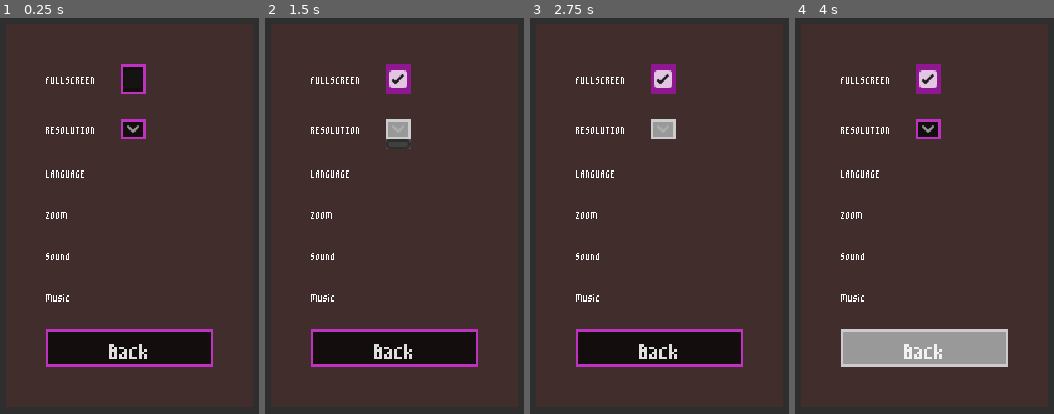
Above: before the commit, frames 1-4 (left to right).
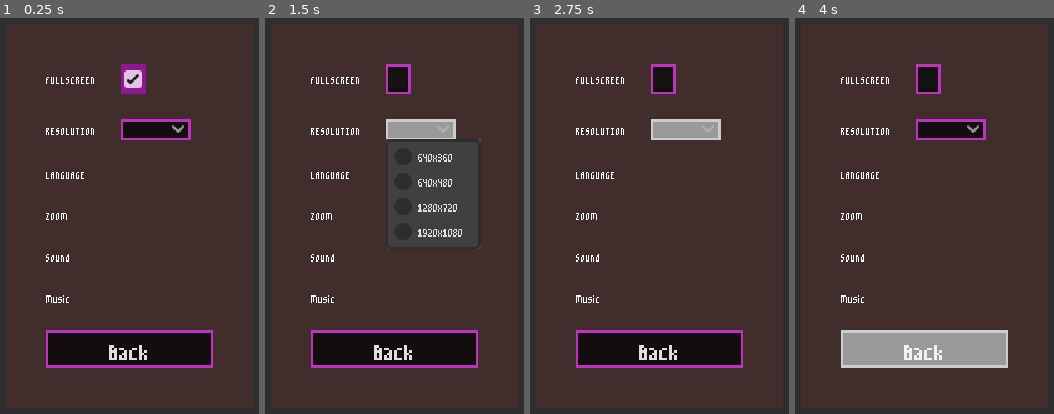
Above: after the commit, the same moments.

Repository: Netizen-Sys10/repel-the-night
Game: Godot game, scene res://Menu/OptionsMenu/options_menu.tscn
Same seed, same stepped clock (60 frames per second), same inputs: the game is played once before the commit and once after it. This scene is started directly instead of the project's main scene.
Inputs (mouse positions are in pixels of both pictures, inside the frame that each line leads up to):
- Up to frame 1 (0.25 s): no input
- Up to frame 2 (1.5 s): click (397, 77) at 0.5 s; click (397, 128) at 1.27 s
- Up to frame 3 (2.75 s): click (685, 128) at 2.02 s
- Up to frame 4 (4 s): click "Back" at 2.75 s; hold Right (ui_right) from 3.53 s (still down)

The runs differ from the first frame. In frame 1, 2.8% of the frame differs, in the area x 17-83%, y 11-89%; in frame 2, 3.3%, in the area x 17-84%, y 11-89%; in frame 3, 2.8%; in frame 4, 2.8%.

Commit message:
Added autoloads for user config and event bus. Made the fullscreen and window size buttons in the options menu functional.

Diff:
--- /dev/null
+++ b/Autoloads/event_bus.gd
@@ -0,0 +1,4 @@
+extends Node
+
+signal window_size_changed(index) # emitted by options_menu.gd and received by user_config.gd
+signal window_mode_toggled(toggle_state) # emitted by options_menu.gd and received by user_config.gd
--- /dev/null
+++ b/Autoloads/user_config.gd
@@ -0,0 +1,86 @@
+extends Node
+# Loads, updates and save user config settings
+
+var user_path : String = OS.get_user_data_dir()
+var settings_file_path : String = user_path + "/settings.ini"
+var current_settings : Dictionary
+var default_settings : Dictionary = {
+	"display" : {
+		"window_size" : 2,
+		"fullscreen" : true,
+	},
+	"control" : {}
+}
+
+func _ready():
+	EventBus.window_size_changed.connect(_change_window_size)
+	EventBus.window_mode_toggled.connect(_toggle_fullscreen)
+	if not _does_settings_file_exist():
+		_create_default_settings_file()
+	_load_settings() # reads data from file and writes it into a temp dict
+	_init_settings()
+	pass
+
+func _does_settings_file_exist() -> bool:
+	if FileAccess.file_exists(settings_file_path):
+		return true
+	return false
+
+func _create_default_settings_file() -> void:
+	var new_config = ConfigFile.new()
+	new_config.set_value("Settings", "display", default_settings.display)
+	new_config.set_value("Settings", "controls",default_settings.control )
+	new_config.save(settings_file_path)
+	pass
+
+# Reads the settings file and writes the data to current_settings : dict
+func _load_settings() -> void:
+	if FileAccess.file_exists(settings_file_path):
+		var new_config = ConfigFile.new()
+		var err = new_config.load(settings_file_path)
+		if err != OK:
+			return
+		var sections = new_config.get_sections()
+		for section in sections:
+			var keys = new_config.get_section_keys(section)
+			for key in keys:
+				# Keys even in different sections cannot have the same name
+				current_settings[key] = new_config.get_value(section, key)
+
+
+func _init_settings() -> void:
+	_change_window_size(current_settings["display"].window_size)
+	_toggle_fullscreen(current_settings["display"].fullscreen)
+
+# Can also be accessed by options_menu.gd, thus the first 2 lines
+func _change_window_size(index):
+	current_settings["display"].window_size = index
+	_save_user_config()
+	match index:
+		0:  # 640×360 (16:9)
+			DisplayServer.window_set_size(Vector2i(640, 360))
+		1:  # 640×480 (4:3)
+			DisplayServer.window_set_size(Vector2i(640, 480))
+		2:  # 1280×720 (16:9)
+			DisplayServer.window_set_size(Vector2i(1280, 720))
+		3:
+			DisplayServer.window_set_size(Vector2i(1920, 1080))
+	DisplayServer.window_set_position(Vector2(DisplayServer.screen_get_position()) + DisplayServer.screen_get_size()*0.5 - DisplayServer.window_get_size()*0.5)
+
+func _toggle_fullscreen(button_pressed):
+	UserConfig.current_settings["display"].fullscreen = button_pressed
+	if button_pressed == false:
+		DisplayServer.window_set_mode(DisplayServer.WINDOW_MODE_WINDOWED)
+	elif button_pressed:
+		DisplayServer.window_set_mode(DisplayServer.WINDOW_MODE_EXCLUSIVE_FULLSCREEN)
+	_save_user_config()
+
+func _save_user_config():
+	if FileAccess.file_exists(settings_file_path):
+		var new_config = ConfigFile.new()
+		var err = new_config.load(settings_file_path)
+		if err != OK:
+			return
+		new_config.set_value("Settings", "display", current_settings["display"])
+		new_config.set_value("Settings", "controls",current_settings["controls"])
+		new_config.save(settings_file_path)
--- a/Menu/OptionsMenu/options_menu.gd
+++ b/Menu/OptionsMenu/options_menu.gd
@@ -1,6 +1,18 @@
 class_name OptionsMenu
 extends Control
 
+@export var options_btn : OptionButton
+@export var fullscreen_btn : CheckBox
+
+func _ready():
+	if UserConfig.current_settings["display"].fullscreen == true:
+		fullscreen_btn.set_pressed_no_signal(true)
+	_update_window_size_display()
+	pass
+
+func _on_option_button_item_selected(index):
+	EventBus.emit_signal("window_size_changed", index)
+	pass # Replace with function body.
 
 func _unhandled_input(event: InputEvent) -> void:
 	if event.is_action_pressed("ui_cancel"):
@@ -9,3 +21,23 @@
 func _on_exit_pressed() -> void:
 	if get_parent().has_method("_pop_and_push"):
 		get_parent()._pop_and_push("TitleMenu")
+
+func _update_window_size_display():
+	for i in options_btn.item_count:
+		var text = options_btn.get_item_text(i)
+		var values = text.split_floats("x")
+		var current_item = UserConfig.current_settings["display"].window_size
+		if DisplayServer.window_get_mode() == DisplayServer.WINDOW_MODE_WINDOWED:
+				options_btn.select(current_item)
+				break
+		elif DisplayServer.window_get_mode() == DisplayServer.WINDOW_MODE_FULLSCREEN:
+			if DisplayServer.screen_get_size() == Vector2i(int(values[0]), int(values[1])):
+				options_btn.select(i)
+				break
+			else:
+				options_btn.select(current_item)
+
+
+func _on_window_mode_toggled(toggled_on: bool) -> void:
+	EventBus.emit_signal("window_mode_toggled", toggled_on)
+	pass # Replace with function body.
--- a/Menu/OptionsMenu/options_menu.tscn
+++ b/Menu/OptionsMenu/options_menu.tscn
@@ -5,7 +5,7 @@
 [sub_resource type="StyleBoxFlat" id="StyleBoxFlat_wmlcd"]
 bg_color = Color(0.254902, 0.180392, 0.172549, 1)
 
-[node name="Options_Menu" type="Control"]
+[node name="Options_Menu" type="Control" node_paths=PackedStringArray("options_btn", "fullscreen_btn")]
 layout_mode = 3
 anchors_preset = 15
 anchor_right = 1.0
@@ -13,6 +13,8 @@
 grow_horizontal = 2
 grow_vertical = 2
 script = ExtResource("1_i2rir")
+options_btn = NodePath("PanelContainer/MarginContainer/VBoxContainer/HBoxContainer2/ResolutionOptions")
+fullscreen_btn = NodePath("PanelContainer/MarginContainer/VBoxContainer/HBoxContainer/CheckBox")
 
 [node name="ColorRect" type="ColorRect" parent="."]
 layout_mode = 1
@@ -70,8 +72,16 @@
 text = "RESOLUTION"
 vertical_alignment = 1
 
-[node name="OptionButton" type="OptionButton" parent="PanelContainer/MarginContainer/VBoxContainer/HBoxContainer2"]
+[node name="ResolutionOptions" type="OptionButton" parent="PanelContainer/MarginContainer/VBoxContainer/HBoxContainer2"]
 layout_mode = 2
+item_count = 4
+popup/item_0/text = "640x360"
+popup/item_1/text = "640x480"
+popup/item_1/id = 1
+popup/item_2/text = "1280x720"
+popup/item_2/id = 2
+popup/item_3/text = "1920x1080"
+popup/item_3/id = 3
 
 [node name="HBoxContainer5" type="HBoxContainer" parent="PanelContainer/MarginContainer/VBoxContainer"]
 layout_mode = 2
@@ -115,3 +125,7 @@
 [node name="BackButton" type="Button" parent="PanelContainer/MarginContainer/VBoxContainer"]
 layout_mode = 2
 text = "Back"
+
+[connection signal="toggled" from="PanelContainer/MarginContainer/VBoxContainer/HBoxContainer/CheckBox" to="." method="_on_window_mode_toggled"]
+[connection signal="item_selected" from="PanelContainer/MarginContainer/VBoxContainer/HBoxContainer2/ResolutionOptions" to="." method="_on_option_button_item_selected"]
+[connection signal="pressed" from="PanelContainer/MarginContainer/VBoxContainer/BackButton" to="." method="_on_exit_pressed"]
--- a/Menu/OptionsMenu/settings_tab_container.gd
+++ /dev/null
@@ -1,27 +0,0 @@
-class_name SettingsTabContainer
-extends Control
-
-@onready var tab_container = $TabContainer as TabContainer
-
-
-func _ready() -> void:
-	tab_container.get_tab_bar().grab_focus()
-
-func _get_tab_id() -> int:
-	return tab_container.get_tab_idx_from_control(tab_container.get_current_tab_control())
-
-# If the first tab is selected and the left arrow key is pressed, then select the last tab
-func _check_left_on_first_tab(event : InputEvent) -> void:
-	if not _get_tab_id() == 0: return
-	if not event.is_action_pressed("ui_left"): return
-	tab_container.set_current_tab(tab_container.get_tab_count()-1)
-
-# If the last tab is selected and the right arrow key is pressed, then select the first tab
-func _check_right_on_last_tab(event : InputEvent) -> void:
-	if not _get_tab_id() == tab_container.get_tab_count()-1: return
-	if not event.is_action_pressed("ui_right"): return
-	tab_container.set_current_tab(0)
-
-func _unhandled_input(event: InputEvent) -> void:
-	_check_left_on_first_tab(event)
-	_check_right_on_last_tab(event)
--- a/Menu/OptionsMenu/settings_tab_container.tscn
+++ /dev/null
@@ -1,176 +0,0 @@
-[gd_scene load_steps=10 format=3 uid="uid://cv4imsp08kwco"]
-
-[ext_resource type="PackedScene" uid="uid://n4nq2n6f3lir" path="res://Menu/OptionsMenu/Submenus/hotkey_rebind_button.tscn" id="1_bx2pw"]
-[ext_resource type="PackedScene" uid="uid://d3iy7ux7w51up" path="res://Menu/OptionsMenu/Submenus/window_mode_button.tscn" id="1_cqmde"]
-[ext_resource type="Script" path="res://Menu/OptionsMenu/settings_tab_container.gd" id="1_uxmmy"]
-[ext_resource type="PackedScene" uid="uid://d0nlfmh0xv0kb" path="res://Menu/OptionsMenu/Submenus/resolution_display_button.tscn" id="2_fwd5x"]
-[ext_resource type="PackedScene" uid="uid://sufoanc0k8ns" path="res://Menu/OptionsMenu/Submenus/audio_slider_settings.tscn" id="4_q4cvf"]
-[ext_resource type="PackedScene" uid="uid://des0tgnrdbbl0" path="res://Menu/OptionsMenu/Submenus/subtitles_toggle_button.tscn" id="5_k25dl"]
-
-[sub_resource type="StyleBoxEmpty" id="StyleBoxEmpty_0vvrj"]
-
-[sub_resource type="StyleBoxEmpty" id="StyleBoxEmpty_fp6db"]
-
-[sub_resource type="StyleBoxEmpty" id="StyleBoxEmpty_sbdns"]
-
-[node name="SettingsTabContainer" type="Control"]
-layout_mode = 3
-anchors_preset = 15
-anchor_right = 1.0
-anchor_bottom = 1.0
-grow_horizontal = 2
-grow_vertical = 2
-script = ExtResource("1_uxmmy")
-
-[node name="TabContainer" type="TabContainer" parent="."]
-layout_mode = 1
-anchors_preset = -1
-anchor_right = 1.0
-anchor_bottom = 1.0
-offset_left = 100.0
-offset_top = 50.0
-offset_right = -100.0
-offset_bottom = -100.0
-grow_horizontal = 2
-grow_vertical = 2
-tab_alignment = 1
-current_tab = 0
-
-[node name="Graphics" type="TabBar" parent="TabContainer"]
-layout_mode = 2
-focus_neighbor_left = NodePath("../Accessability")
-focus_neighbor_right = NodePath("../Controls")
-metadata/_tab_index = 0
-
-[node name="MarginContainer" type="MarginContainer" parent="TabContainer/Graphics"]
-layout_mode = 1
-anchors_preset = 15
-anchor_right = 1.0
-anchor_bottom = 1.0
-grow_horizontal = 2
-grow_vertical = 2
-theme_override_constants/margin_left = 24
-theme_override_constants/margin_top = 24
-theme_override_constants/margin_right = 24
-theme_override_constants/margin_bottom = 24
-
-[node name="ScrollContainer" type="ScrollContainer" parent="TabContainer/Graphics/MarginContainer"]
-layout_mode = 2
-
-[node name="VBoxContainer" type="VBoxContainer" parent="TabContainer/Graphics/MarginContainer/ScrollContainer"]
-layout_mode = 2
-
-[node name="Window_mode_button" parent="TabContainer/Graphics/MarginContainer/ScrollContainer/VBoxContainer" instance=ExtResource("1_cqmde")]
-layout_mode = 2
-
-[node name="HSeparator" type="HSeparator" parent="TabContainer/Graphics/MarginContainer/ScrollContainer/VBoxContainer"]
-layout_mode = 2
-theme_override_constants/separation = 128
-theme_override_styles/separator = SubResource("StyleBoxEmpty_0vvrj")
-
-[node name="Resolution_Display_button" parent="TabContainer/Graphics/MarginContainer/ScrollContainer/VBoxContainer" instance=ExtResource("2_fwd5x")]
-layout_mode = 2
-
-[node name="Controls" type="TabBar" parent="TabContainer"]
-visible = false
-layout_mode = 2
-metadata/_tab_index = 1
-
-[node name="MarginContainer" type="MarginContainer" parent="TabContainer/Controls"]
-layout_mode = 1
-anchors_preset = 15
-anchor_right = 1.0
-anchor_bottom = 1.0
-grow_horizontal = 2
-grow_vertical = 2
-theme_override_constants/margin_left = 24
-theme_override_constants/margin_top = 24
-theme_override_constants/margin_right = 24
-theme_override_constants/margin_bottom = 24
-
-[node name="ScrollContainer" type="ScrollContainer" parent="TabContainer/Controls/MarginContainer"]
-layout_mode = 2
-
-[node name="VBoxContainer" type="VBoxContainer" parent="TabContainer/Controls/MarginContainer/ScrollContainer"]
-layout_mode = 2
-theme_override_constants/separation = 64
-
-[node name="HSeparator" type="HSeparator" parent="TabContainer/Controls/MarginContainer/ScrollContainer/VBoxContainer"]
-layout_mode = 2
-theme_override_constants/separation = 12
-theme_override_styles/separator = SubResource("StyleBoxEmpty_fp6db")
-
-[node name="Hotkey_Rebind_Button" parent="TabContainer/Controls/MarginContainer/ScrollContainer/VBoxContainer" instance=ExtResource("1_bx2pw")]
-layout_mode = 2
-
-[node name="Hotkey_Rebind_Button2" parent="TabContainer/Controls/MarginContainer/ScrollContainer/VBoxContainer" instance=ExtResource("1_bx2pw")]
-layout_mode = 2
-action_name = "move_right"
-
-[node name="HSeparator2" type="HSeparator" parent="TabContainer/Controls/MarginContainer/ScrollContainer/VBoxContainer"]
-layout_mode = 2
-theme_override_constants/separation = 12
-theme_override_styles/separator = SubResource("StyleBoxEmpty_sbdns")
-
-[node name="Sound" type="TabBar" parent="TabContainer"]
-visible = false
-layout_mode = 2
-metadata/_tab_index = 2
-
-[node name="MarginContainer" type="MarginContainer" parent="TabContainer/Sound"]
-layout_mode = 1
-anchors_preset = 15
-anchor_right = 1.0
-anchor_bottom = 1.0
-grow_horizontal = 2
-grow_vertical = 2
-theme_override_constants/margin_left = 24
-theme_override_constants/margin_top = 24
-theme_override_constants/margin_right = 24
-theme_override_constants/margin_bottom = 24
-
-[node name="ScrollContainer" type="ScrollContainer" parent="TabContainer/Sound/MarginContainer"]
-layout_mode = 2
-
-[node name="VBoxContainer" type="VBoxContainer" parent="TabContainer/Sound/MarginContainer/ScrollContainer"]
-layout_mode = 2
-theme_override_constants/separation = 64
-alignment = 1
-
-[node name="Audio_Slider_Settings" parent="TabContainer/Sound/MarginContainer/ScrollContainer/VBoxContainer" instance=ExtResource("4_q4cvf")]
-layout_mode = 2
-
-[node name="Audio_Slider_Settings2" parent="TabContainer/Sound/MarginContainer/ScrollContainer/VBoxContainer" instance=ExtResource("4_q4cvf")]
-layout_mode = 2
-bus_name = "Music"
-
-[node name="Audio_Slider_Settings3" parent="TabContainer/Sound/MarginContainer/ScrollContainer/VBoxContainer" instance=ExtResource("4_q4cvf")]
-layout_mode = 2
-bus_name = "Sfx"
-
-[node name="Accessability" type="TabBar" parent="TabContainer"]
-visible = false
-layout_mode = 2
-focus_neighbor_right = NodePath("../Graphics")
-metadata/_tab_index = 3
-
-[node name="MarginContainer" type="MarginContainer" parent="TabContainer/Accessability"]
-layout_mode = 1
-anchors_preset = 15
-anchor_right = 1.0
-anchor_bottom = 1.0
-grow_horizontal = 2
-grow_vertical = 2
-theme_override_constants/margin_left = 24
-theme_override_constants/margin_top = 24
-theme_override_constants/margin_right = 24
-theme_override_constants/margin_bottom = 24
-
-[node name="ScrollContainer" type="ScrollContainer" parent="TabContainer/Accessability/MarginContainer"]
-layout_mode = 2
-
-[node name="VBoxContainer" type="VBoxContainer" parent="TabContainer/Accessability/MarginContainer/ScrollContainer"]
-layout_mode = 2
-
-[node name="Subtitles_Toggle_Button" parent="TabContainer/Accessability/MarginContainer/ScrollContainer/VBoxContainer" instance=ExtResource("5_k25dl")]
-layout_mode = 2
--- a/project.godot
+++ b/project.godot
@@ -19,6 +19,15 @@
 
 buses/default_bus_layout="res://Assets/Audio/default_bus_layout.tres"
 
+[autoload]
+
+UserConfig="*res://Autoloads/user_config.gd"
+EventBus="*res://Autoloads/event_bus.gd"
+
+[debug]
+
+gdscript/warnings/unused_signal=0
+
 [display]
 
 window/size/viewport_width=640
@@ -27,6 +36,7 @@
 window/size/window_width_override=1280
 window/size/window_height_override=720
 window/stretch/mode="viewport"
+window/stretch/aspect="expand"
 window/stretch/scale_mode="integer"
 
 [gui]
